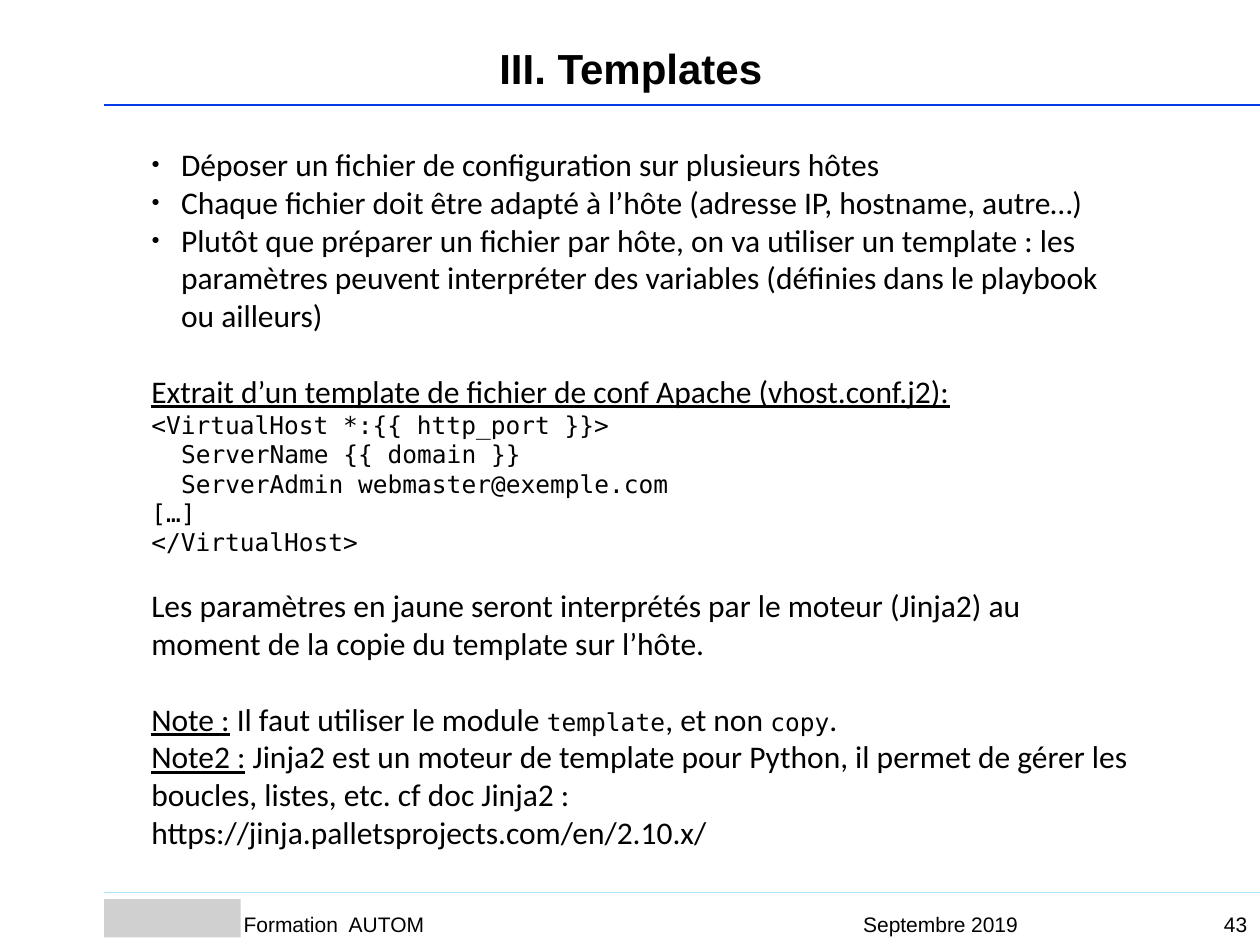
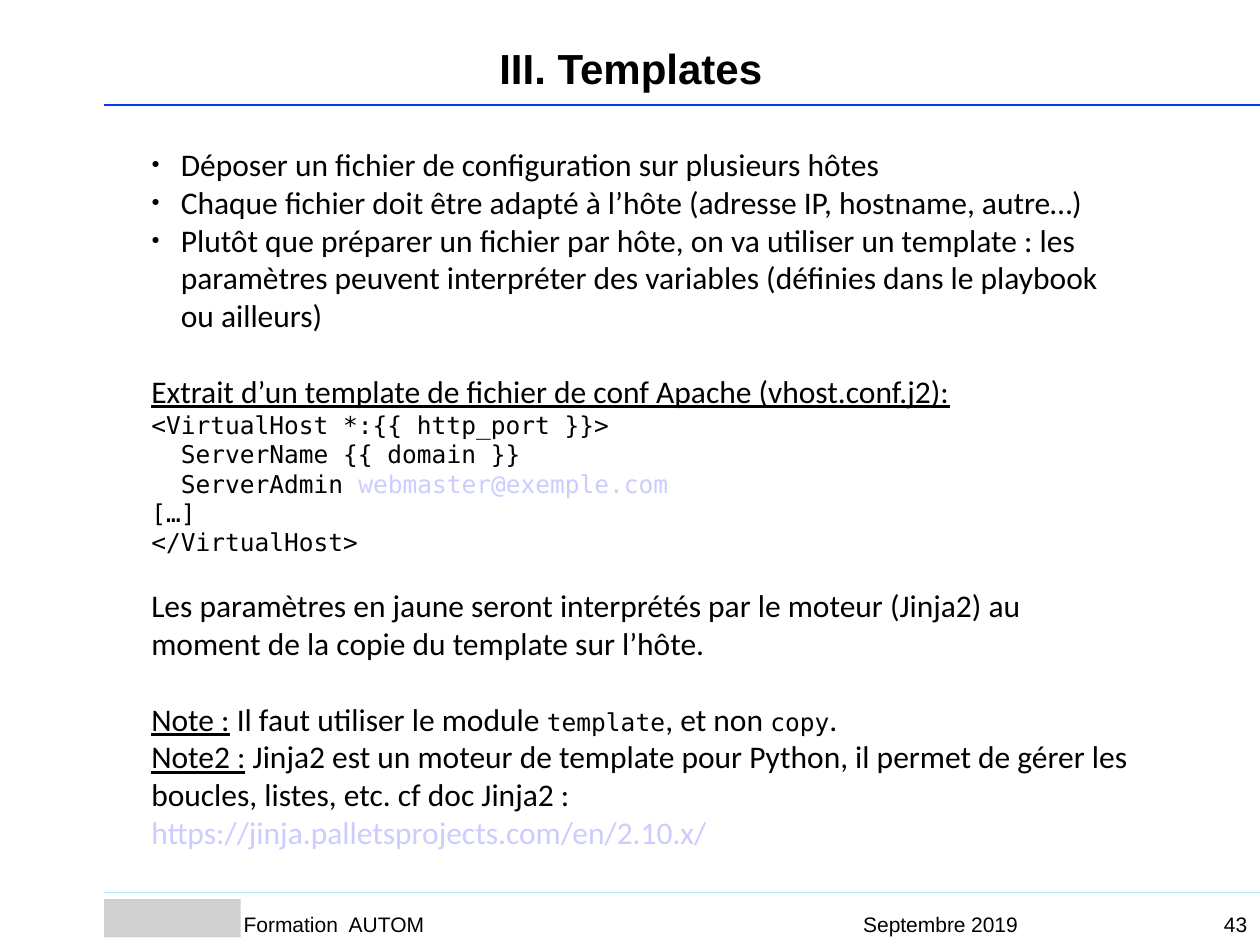
Before and after one commit to Sputnik93/cours_ansible, a slide deck: slide 43 of Ansible_support_cours_AGO.ppt. Drawn at 1260x945 pixels with LibreOffice and Linux fonts; fonts in the diff are those of the drawing; grey boxes stand for pictures; background and template pictures are left out. Boxes give left, top, right and bottom in pixels: in the first picture for what was removed or moved away, otherwise in the second. Text is boxed around its words. In the diff, an @@ line names an element or a change of style, - is before the commit and + after.

```diff
--- a/Ansible_support_cours_AGO.ppt
+++ b/Ansible_support_cours_AGO.ppt
@@ text "Déposer un fichier de configuration ..." at [151, 154, 1127, 849]: text colour #000000 to #CCCCFF in "webmaster@exemple.com", "https://jinja.palletsprojects.com/en/2.10.x/"; indent changed @@
```
Also in this commit, not shown: 16 other slides changed, 1 slide added.
